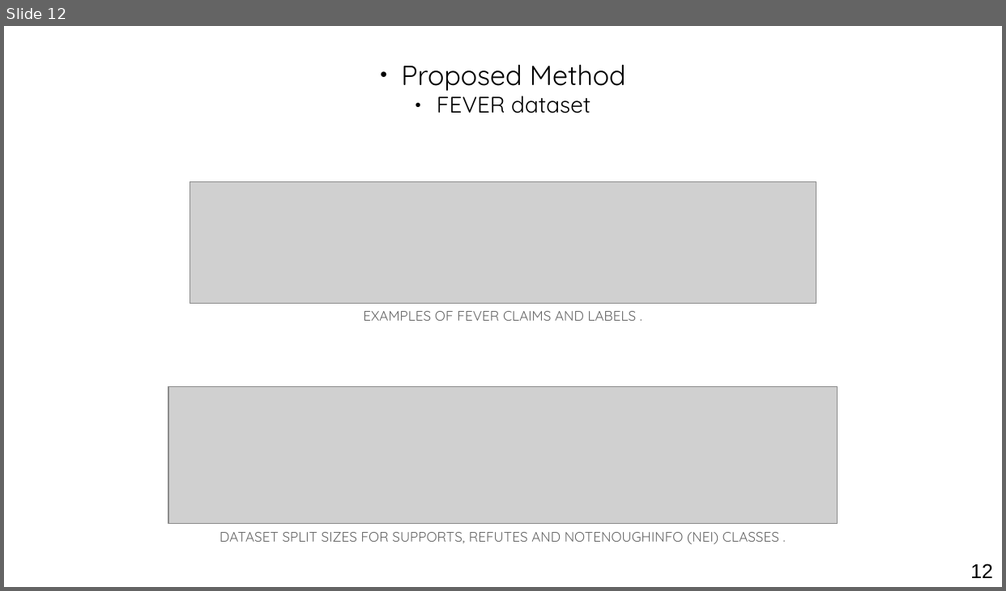
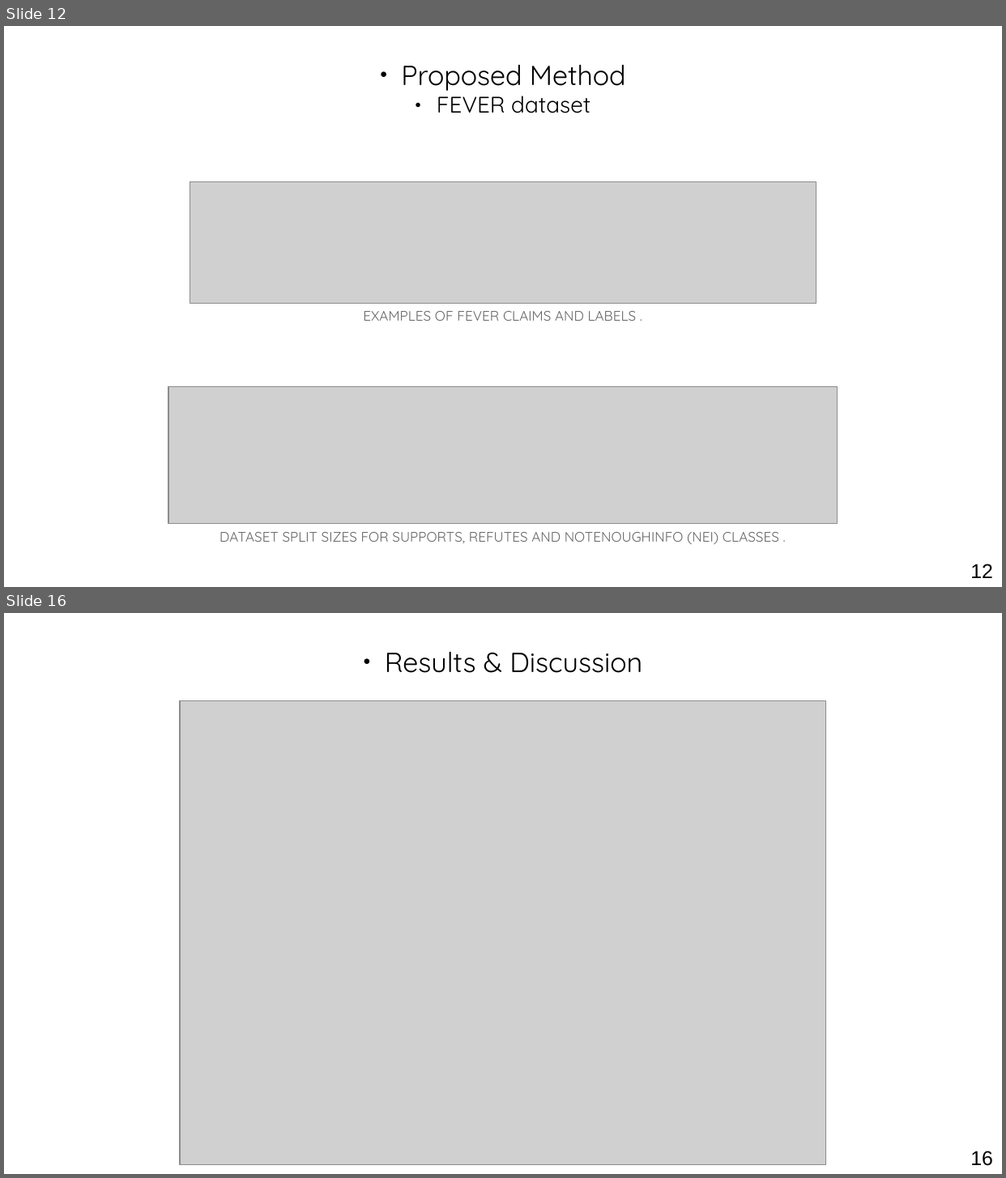
Before and after one commit to othmanelhoufi/LM-for-FactChecking, a slide deck: presentation/NLP_fact_checking.odp. Shown one above the other, each under a label of ours: slide 12 before the commit, slides 12 and 16 after it; the slides between them are not shown. The pictures are 1006x591 and 1006x1178 pixels, drawn with LibreOffice and Linux fonts; fonts in the diff are those of the drawing; grey boxes stand for pictures. Boxes give left, top, right and bottom in pixels: in the first picture for what was removed or moved away, otherwise in the second. Text is boxed around its words. In the diff, an @@ line names an element or a change of style, - is before the commit and + after.

```diff
--- a/presentation/NLP_fact_checking.odp
+++ b/presentation/NLP_fact_checking.odp
@@ slide 16 added at [4, 613, 1002, 1174], background #FFFFFF @@
@@ text added at [385, 651, 642, 673], 22 pt, text #000000 @@
+● Results & Discussion
@@ picture added at [180, 700, 826, 1165] @@
@@ page number added at [970, 1151, 993, 1166], 16 pt, text #000000 @@
+16
```
Also in this commit, not shown: 3 slides changed, 5 other slides added, 2 slides removed, 22 other files.
